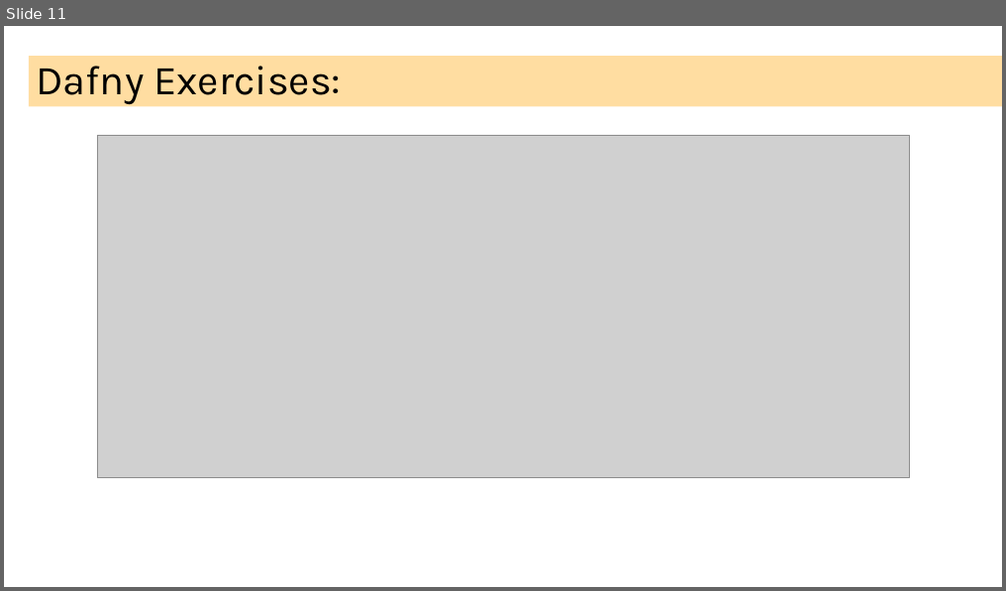
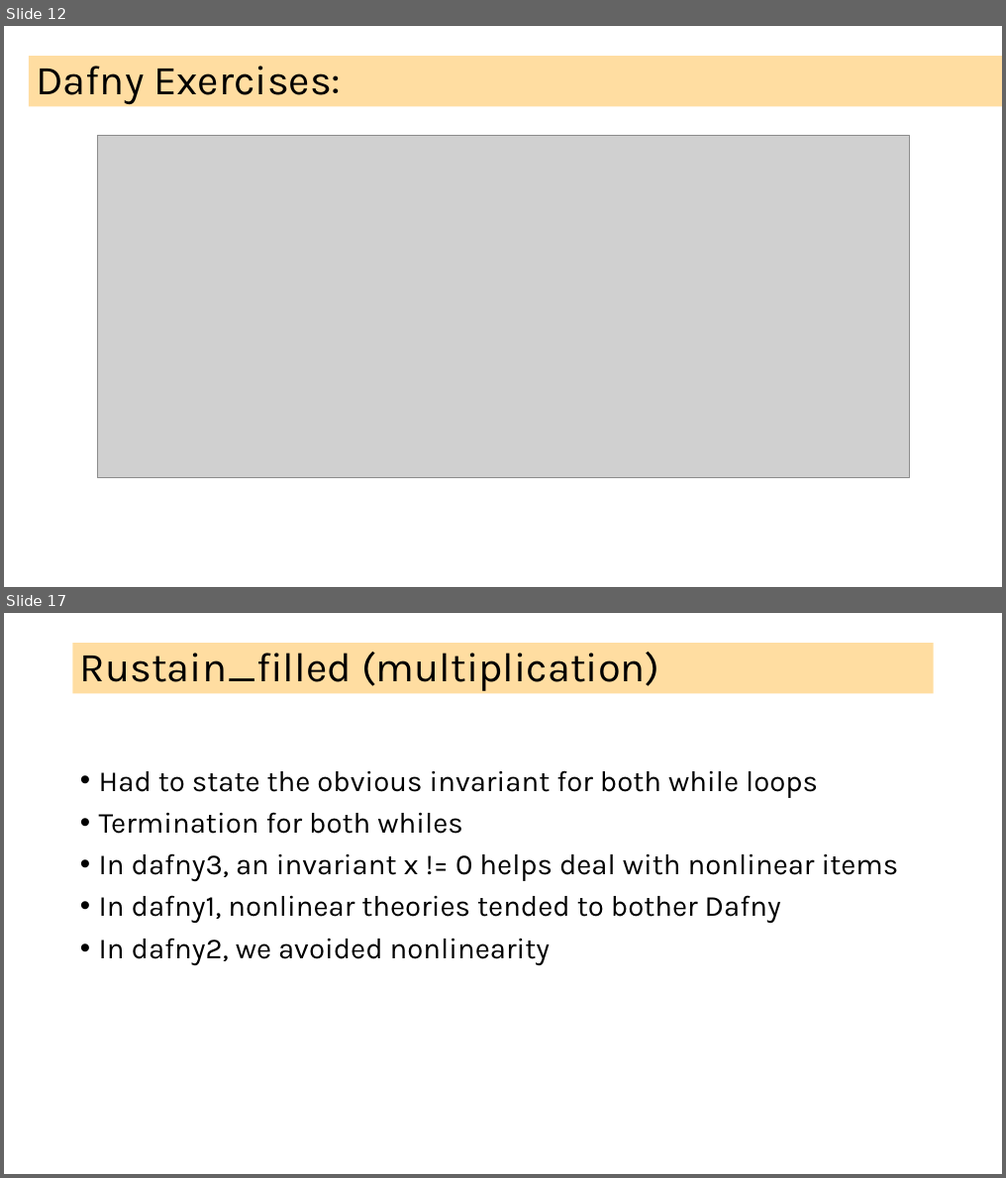
Before and after one commit to ganeshutah/cs6110s22, a slide deck: Lec17/Lec17.pptx. Shown one above the other, each under a label of ours: slide 11 before the commit, slides 12 and 17 after it; the slides between them are not shown. The pictures are 1006x591 and 1006x1178 pixels, drawn with LibreOffice and Linux fonts; fonts in the diff are those of the drawing; grey boxes stand for pictures. Boxes give left, top, right and bottom in pixels: in the first picture for what was removed or moved away, otherwise in the second. Text is boxed around its words. In the diff, an @@ line names an element or a change of style, - is before the commit and + after.

Commit message:
dafny

```diff
--- a/Lec17/Lec17.pptx
+++ b/Lec17/Lec17.pptx
@@ slide 17 added at [4, 613, 1002, 1174], background #FFFFFF @@
@@ title added at [73, 643, 934, 694], fill #FFBD47 at 51% opacity, 39.6 pt, text #000000 @@
+Rustain_filled (multiplication)
@@ text added at [99, 770, 899, 965], 28 pt, text #000000 @@
+• Had to state the obvious invariant for both while loops
+• Termination for both whiles
+• In dafny3, an invariant x != 0 helps deal with nonlinear items
+• In dafny1, nonlinear theories tended to bother Dafny
+• In dafny2, we avoided nonlinearity
@@ what was slide 11 is now slide 12 @@
```
Also in this commit, not shown: 1 slide changed, 6 other slides added, 3 other files.
